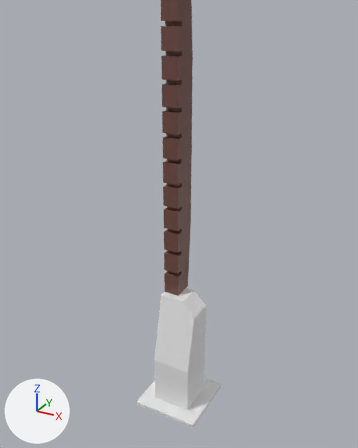
The FBX model static/objects/1x1B.fbx as it was, and as the next commit left it.
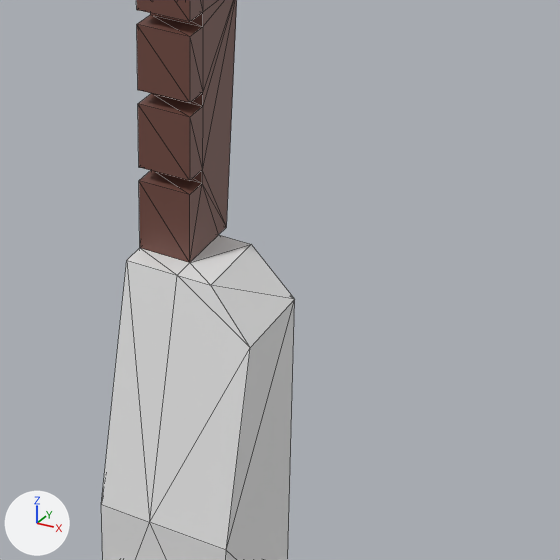
Each version appears first from a 50 mm lens placed at (2.96, -5.41, 5.66), pointed at (-0.18, 0.3, 2.81), and next in a close-up on the part from 36% to 77% of the width and 50% to 84% of the height. Arrows for +X, +Y and +Z are at lower left; the lights stay in place. The close-ups show mesh edges as thin lines.

In view in the first close-up: '1x1B'.
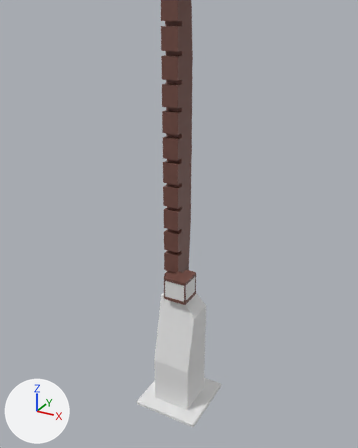
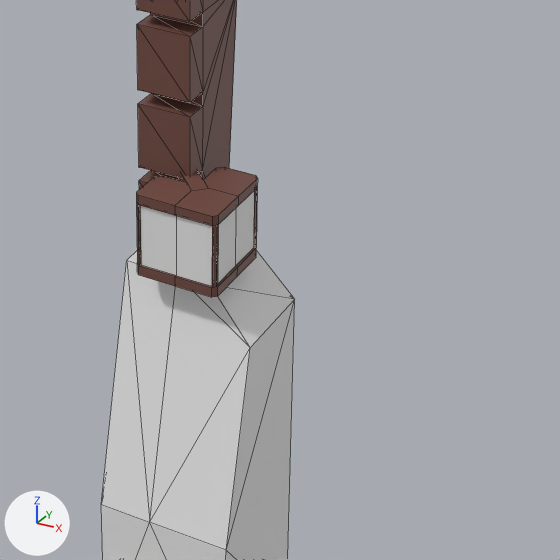
Boxes [x1, y1, x2, y2] around the edits, measured in the close-ups (560 x 560 px):
'Lift', added
    after: [136, 167, 258, 297]
    faces in mat_mat2 (brown #724b42): [136, 167, 258, 297]
    faces in mat_mat1 (white #e7e7e7): [140, 191, 254, 286]

Diff of the bpy script that builds the scene:
```diff
--- a/static/objects/1x1B.fbx.py
+++ b/static/objects/1x1B.fbx.py
@@ me_cube_015 @@
+me_cube_015.from_pydata(...)  # 88 vertices, 72 faces; spans x -0.175..0.175, y -0.175..0.175, z -0.175..0.175
+# faces by material slot: [4, 68]
+me_cube_015.materials.append(mat_mat1)  # white #e7e7e7
+me_cube_015.materials.append(mat_mat2)  # brown #724b42
@@ ob_lift @@
+ob_lift = bpy.data.objects.new('Lift', me_cube_015)
+ob_lift.location = (0.0, 0.0, 2.002)
```
